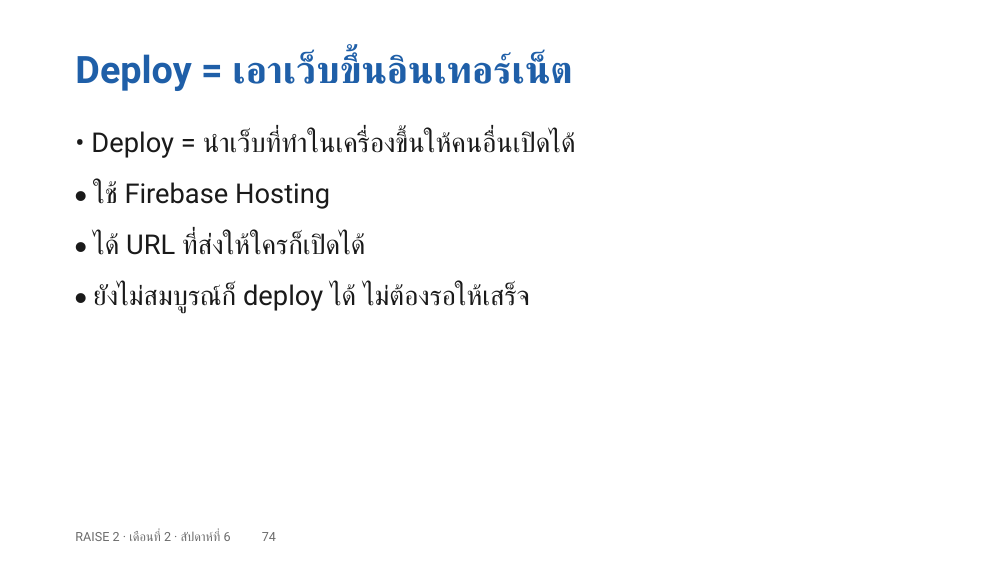
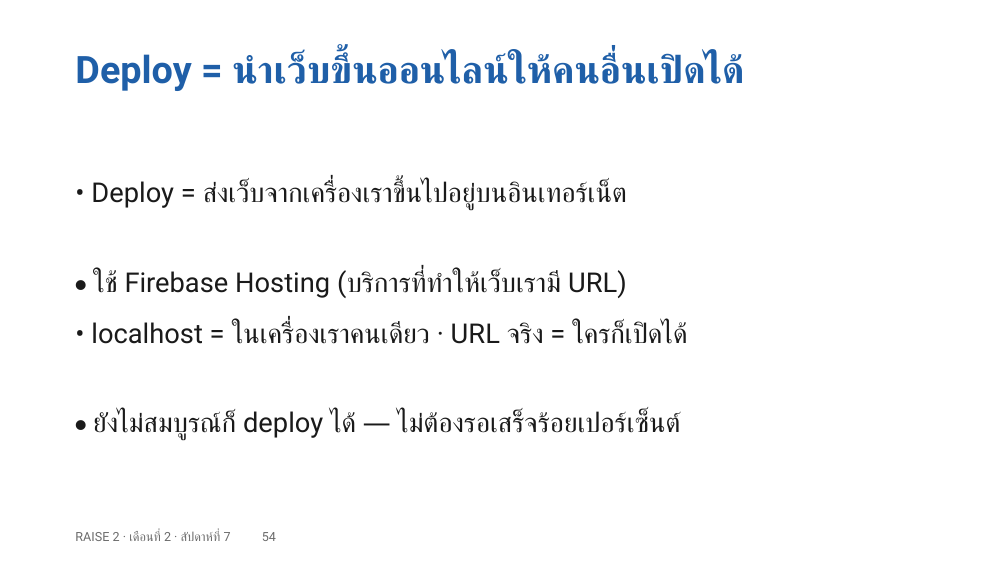
Before and after one commit to cnacha-mfu/raise2-module2, a slide deck: slide 54 of materials/week7/w7-slides.pptx (slide 74 before the commit). Drawn at 1008x567 pixels with LibreOffice and Linux fonts; fonts in the diff are those of the drawing. Boxes give left, top, right and bottom in pixels: in the first picture for what was removed or moved away, otherwise in the second. Text is boxed around its words. In the diff, an @@ line names an element or a change of style, - is before the commit and + after.

```diff
--- a/materials/week7/w7-slides.pptx
+++ b/materials/week7/w7-slides.pptx
@@ text at [75, 53, 742, 91]: text changed; size 26 to 36 pt; text colour #1A1A1A to #1F5FA8; bold on @@
-• Deploy = นำเว็บที่ทำในเครื่องขึ้นให้คนอื่นเปิดได้
+Deploy = นำเว็บขึ้นออนไลน์ให้คนอื่นเปิดได้
@@ text removed at [75, 53, 572, 91] @@
-Deploy = เอาเว็บขึ้นอินเทอร์เน็ต
@@ text added at [91, 181, 627, 210], 26 pt, text #1A1A1A @@
+• Deploy = ส่งเว็บจากเครื่องเราขึ้นไปอยู่บนอินเทอร์เน็ต
@@ text removed at [93, 233, 365, 255] @@
-• ได้ URL ที่ส่งให้ใครก็เปิดได้
@@ text at [93, 270, 627, 298]: text changed @@
-• ใช้ Firebase Hosting
+• ใช้ Firebase Hosting (บริการที่ทำให้เว็บเรามี URL)
@@ text added at [91, 322, 687, 344], 26 pt, text #1A1A1A @@
+• localhost = ในเครื่องเราคนเดียว · URL จริง = ใครก็เปิดได้
@@ text at [93, 411, 681, 440]: text changed @@
-• ยังไม่สมบูรณ์ก็ deploy ได้ ไม่ต้องรอให้เสร็จ
+• ยังไม่สมบูรณ์ก็ deploy ได้ — ไม่ต้องรอเสร็จร้อยเปอร์เซ็นต์
@@ text at [75, 531, 276, 541]: text changed @@
-RAISE 2 · เดือนที่ 2 · สัปดาห์ที่ 6 74
+RAISE 2 · เดือนที่ 2 · สัปดาห์ที่ 7 54
```
Also in this commit, not shown: 37 other slides changed, 29 slides added, 52 slides removed, 24 other files.
